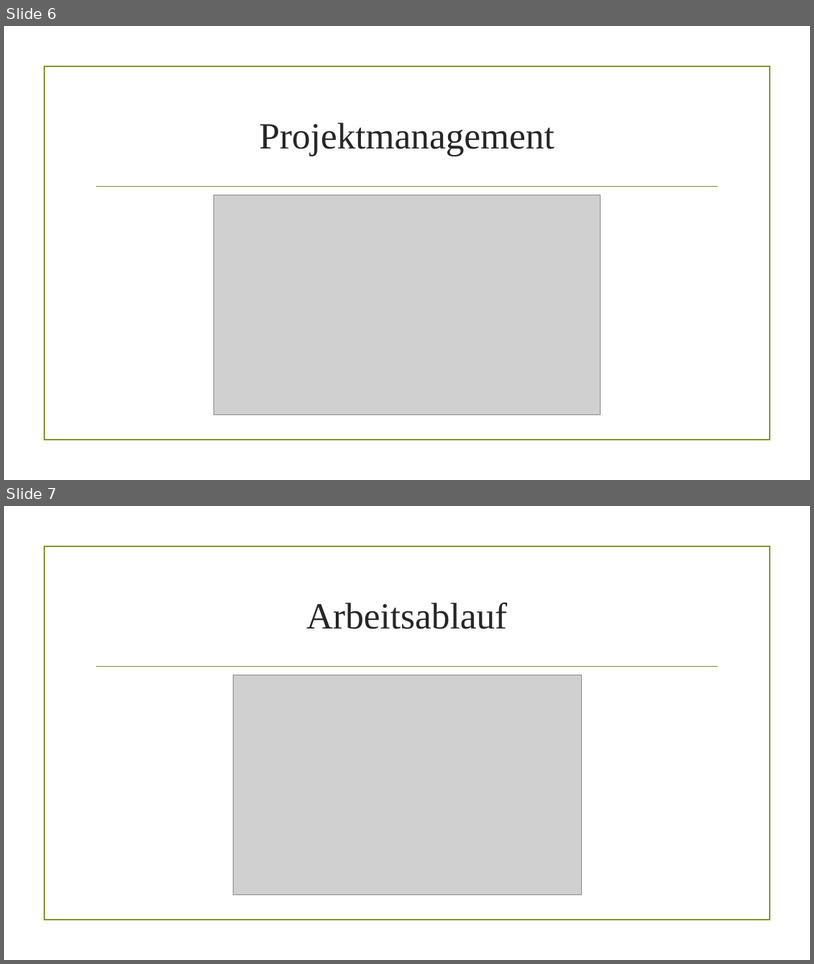
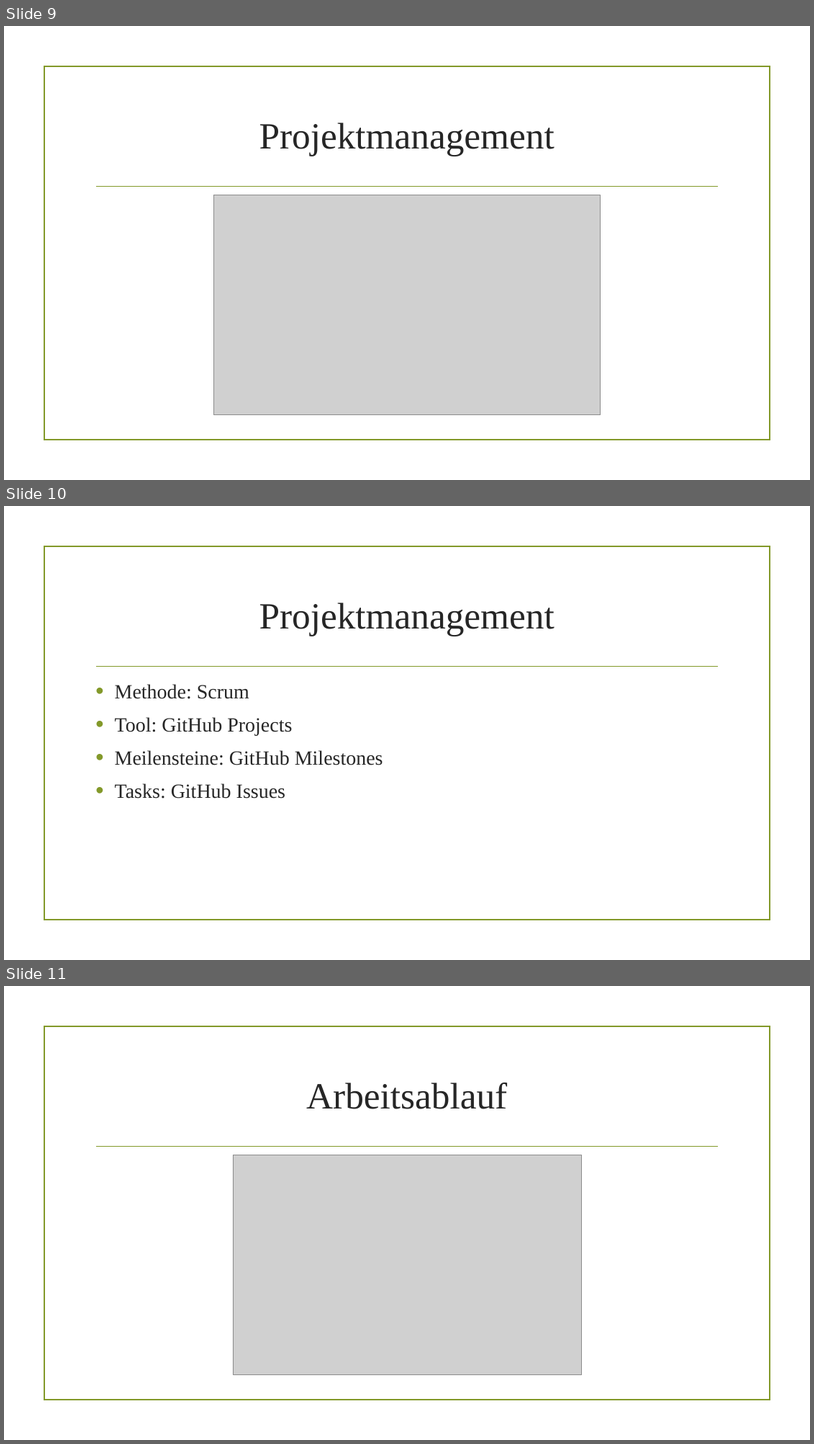
Before and after one commit to danielHPeters/QuickNote, a slide deck: docs/M306-AP15a-Peters-Pra-171030-Projekt Präsentation.pptx. Shown one above the other, each under a label of ours: slides 6 and 7 before the commit, slides 9, 10 and 11 after it. The pictures are 814x964 and 814x1444 pixels, drawn with LibreOffice and Linux fonts; fonts in the diff are those of the drawing; grey boxes stand for pictures; background and template pictures are left out. Boxes give left, top, right and bottom in pixels: in the first picture for what was removed or moved away, otherwise in the second. Text is boxed around its words. In the diff, an @@ line names an element or a change of style, - is before the commit and + after.

```diff
--- a/docs/M306-AP15a-Peters-Pra-171030-Projekt Präsentation.pptx
+++ b/docs/M306-AP15a-Peters-Pra-171030-Projekt Präsentation.pptx
@@ slide 10 added at <box>4,506,810,960</box>, background picture (left out); not listed: 2 template elements that a slide beside it also shows @@
@@ title added at <box>260,602,555,636</box>, 44 pt, text #262626 @@
+Projektmanagement
@@ text added at <box>115,684,383,798</box>, 24 pt, text #262626 @@
+• Methode: Scrum
+• Tool: GitHub Projects
+• Meilensteine: GitHub Milestones
+• Tasks: GitHub Issues
@@ what was slide 6 is now slide 9 @@
@@ what was slide 7 is now slide 11 @@
```
Also in this commit, not shown: 1 slide changed, 4 other slides added, 7 other files.
